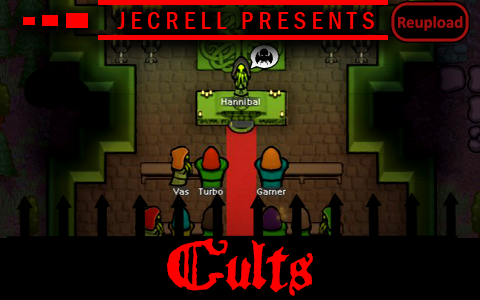
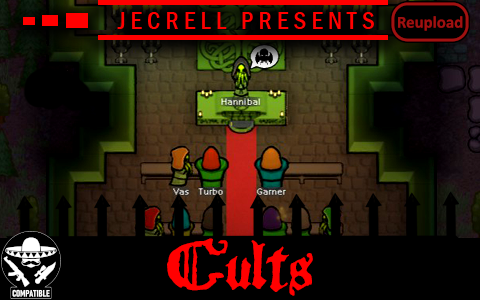
Before/after of a w=480, h=300 layered artwork. What changed in the layer stack:
added layer "CE_Compatible_Large.png" above "reupload.png" over bbox(1, 231, 61, 299)
